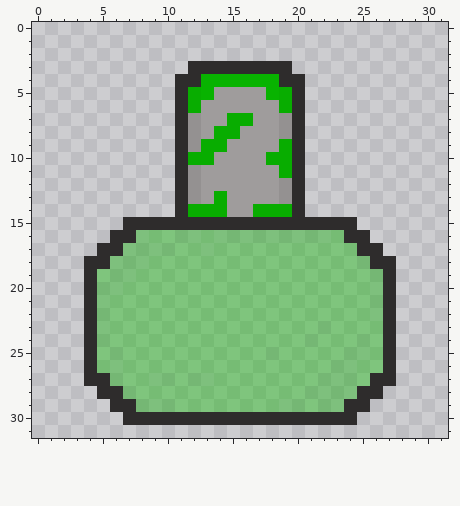
Two versions of one pixel-art sprite, TD_Ver4/Assets/Prefabs/Turrets/SlimeTurret/Slime/slimeturret40.png. Above is the file before it was changed.
The file is 32x32 pixels. Colours within 5 levels of each other are drawn and written as one.
Once edited:
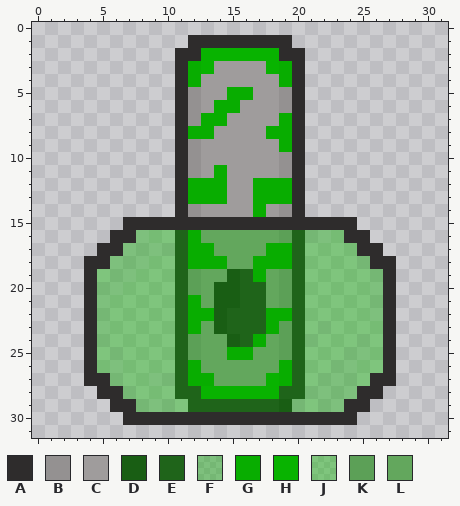
Palette (. is transparent): A #2e2c2c  B #949191  C #9f9c9c  D #195e14  E #1f641a  F #08ad0066  G #08ad00  H #08b300  J #09b80066  K #5ca057  L #63a75d
Changes in this commit:
@@ x 9..22 @@
  0 ..............
- 1 ..............
- 2 ..............
- 3 ...AAAAAAAA...
- 4 ..AAHHHHHHAA..
- 5 ..AGHCCCCHGA..
- 6 ..AGCCCCCCGA..
- 7 ..ABCCGGCCBA..
- 8 ..ABCGGCCCBA..
- 9 ..ABGGCCCCGA..
-10 ..AGGCCCCGGA..
-11 ..ABCCCCCCGA..
-12 ..ABCCCCCCBA..
-13 ..ABCGCCCCBA..
-14 ..AGGGCCGGGA..
+ 1 ...AAAAAAAA...
+ 2 ..AAHHHHHHAA..
+ 3 ..AGHCCCCHGA..
+ 4 ..AGCCCCCCGA..
+ 5 ..ABCCGGCCBA..
+ 6 ..ABCGGCCCBA..
+ 7 ..ABGGCCCCGA..
+ 8 ..AGGCCCCGGA..
+ 9 ..ABCCCCCCGA..
+10 ..ABCCCCCCBA..
+11 ..ABCGCCCCBA..
+12 ..AGGGCCGGGA..
+13 ..AGGGCCGGGA..
+14 ..ABCCCCGCBA..
 15 AAAAAAAAAAAAAA
-16 JJFFJFFFFFFFFF
-17 FFJJFJJJJJJJJJ
-18 JJJJJJJJJJJJJJ
-19 JJJJJJJJJJJJJJ
-20 JJJJJJJJJJJJJJ
-21 JJJJJJJJJJJJJJ
-22 JJJJJJJJJJJJJJ
-23 JJJJJJJJJJJJJF
-24 JJJJJJJJJJJJFJ
-25 JJJJJJJJJFJJJJ
-26 JJJJJJJJJJJJJJ
-27 FFJFFJJJJJJJJF
-28 JJJJJJJJJJJJFF
-29 FFJJJJJJJJFFJF
+16 JJEGLLLLLLKEFF
+17 FFEGGLLLLGGEJJ
+18 JJEGGGLLGGGEJJ
+19 JJEKLLDEGLKEJJ
+20 JJEKLDDEELKEJJ
+21 JJEGLDDEELKEJJ
+22 JJEGGDEEEGGEJJ
+23 JJEGLDEEEGKEJF
+24 JJEKLLDEGLKEFJ
+25 JJEKLLGGLLKEJJ
+26 JJEGLLLLLLGEJJ
+27 FFEGGLLLLHGEJF
+28 JJEEHHHHHHEEFF
+29 FFJEEEEEEEDFJF
 30 AAAAAAAAAAAAAA
Changed places in both pictures, as pixel boxes (x1, y1, x2, y2):
changed: (175, 35, 305, 412)
